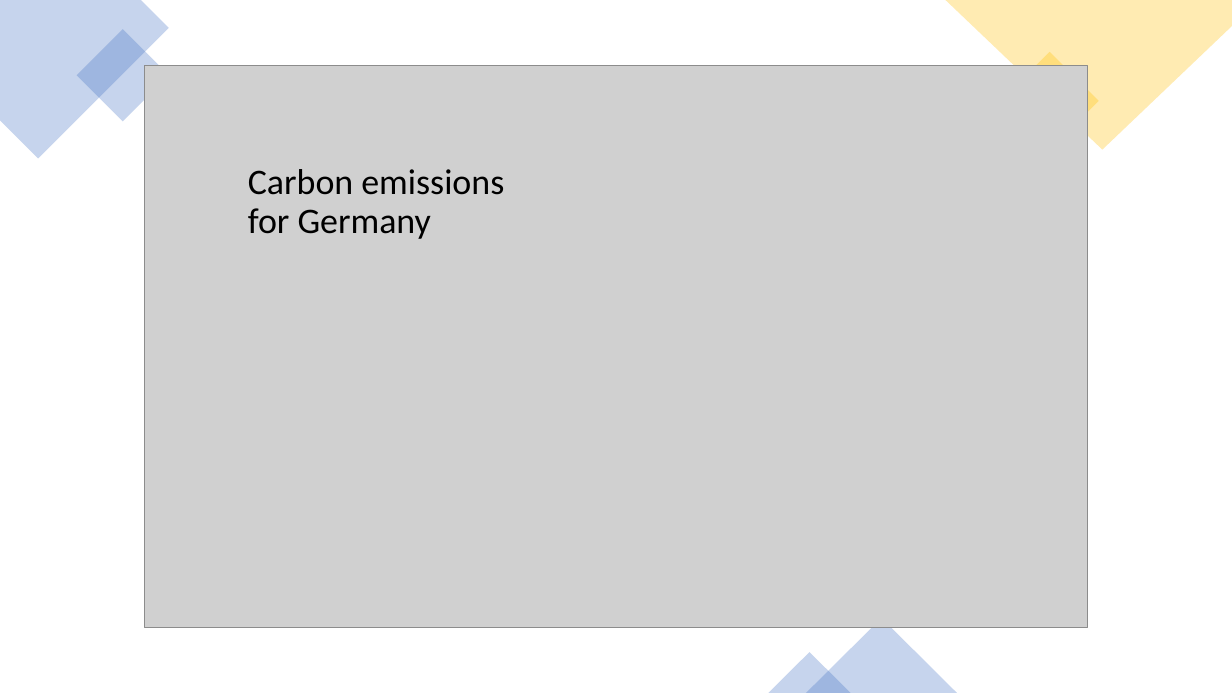
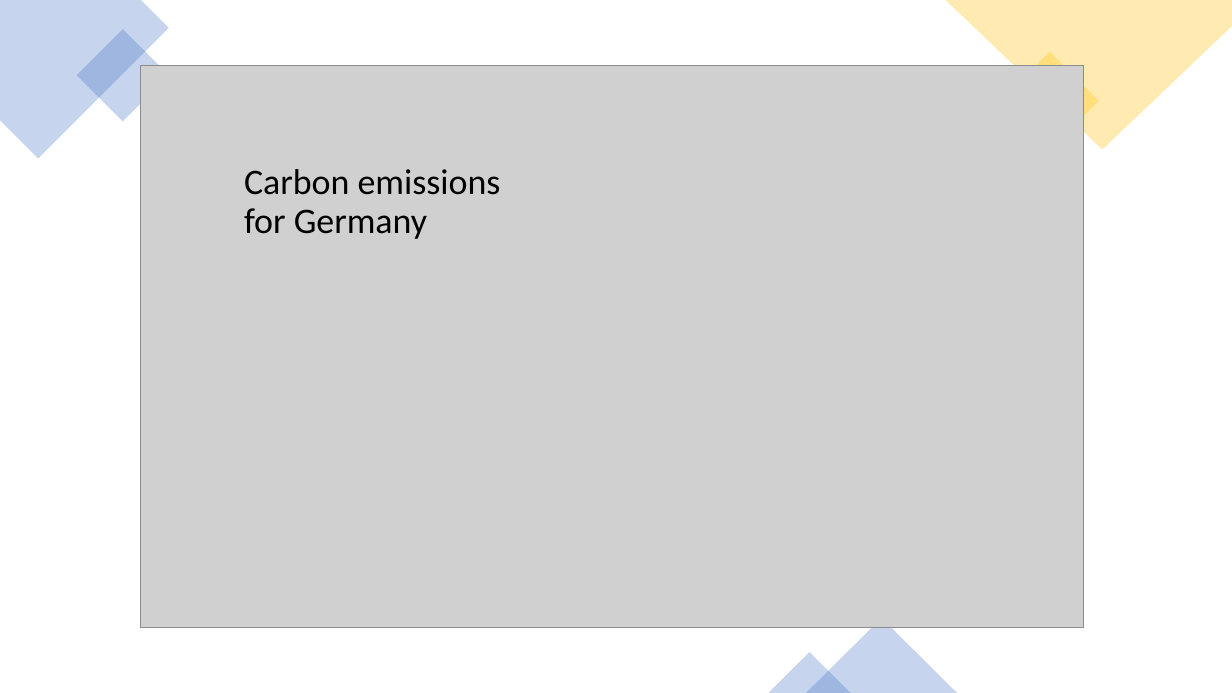
Before and after one commit to danilogiarlini/Global-CO2-Emission-Forecasting, a slide deck: slide 5 of Visualization/GlobalCO2Emission.pptx. Drawn at 1232x693 pixels with LibreOffice and Linux fonts; fonts in the diff are those of the drawing; grey boxes stand for pictures. Boxes give left, top, right and bottom in pixels: in the first picture for what was removed or moved away, otherwise in the second. Text is boxed around its words. In the diff, an @@ line names an element or a change of style, - is before the commit and + after.

```diff
--- a/Visualization/GlobalCO2Emission.pptx
+++ b/Visualization/GlobalCO2Emission.pptx
@@ picture: place and size @@
-picture at [145, 65, 1088, 628]
+picture at [140, 65, 1083, 628]
@@ text "Carbon emissions for Germany": place and size @@
-text "Carbon emissions for Germany" at [248, 169, 504, 239]
+text "Carbon emissions for Germany" at [244, 169, 501, 239]
```
Also in this commit, not shown: 11 other slides changed, 1 slide added, 1 slide removed, 5 other files.
